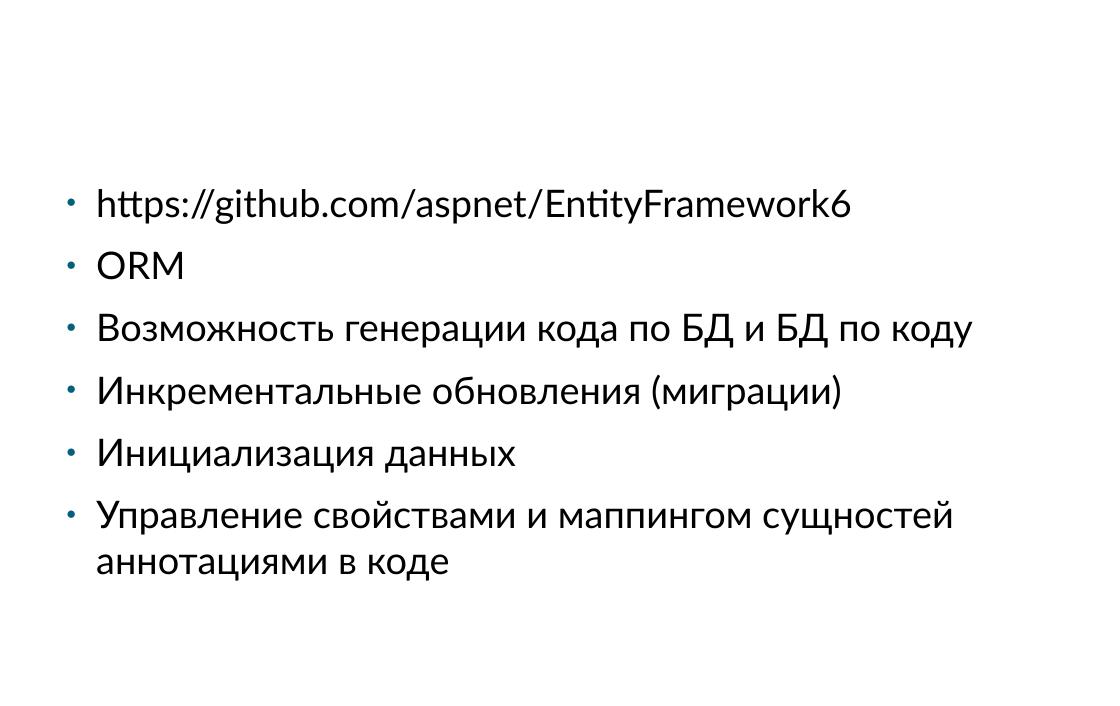
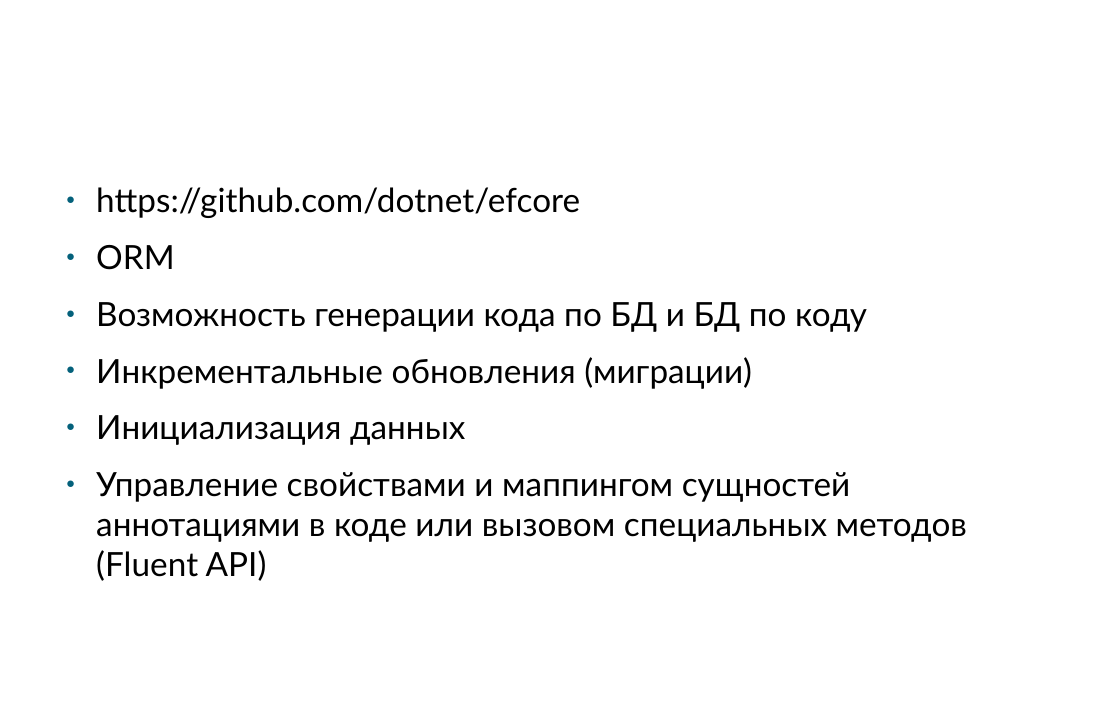
Before and after one commit to klimenkoAnna/DeveloperInstrumentalTools, a slide deck: slide 9 of docs/ETU DIT #3.pptx. Drawn at 1120x706 pixels with LibreOffice and Linux fonts; fonts in the diff are those of the drawing; background and template pictures are left out. Boxes give left, top, right and bottom in pixels: in the first picture for what was removed or moved away, otherwise in the second. Text is boxed around its words. In the diff, an @@ line names an element or a change of style, - is before the commit and + after.

```diff
--- a/docs/ETU DIT #3.pptx
+++ b/docs/ETU DIT #3.pptx
@@ text at [96, 187, 580, 218]: text changed; size 32 to 28.2 pt @@
-● https://github.com/aspnet/EntityFramework6
+● https://github.com/dotnet/efcore
@@ text at [96, 245, 867, 445]: size 32 to 28.2 pt in "ORM", "Возможность генерации кода по БД и БД ...", "Инкрементальные обновления (миграции)", "Инициализация данных" @@
@@ text at [96, 472, 967, 581]: text changed; size 32 to 28.2 pt @@
-● Управление свойствами и маппингом сущностей аннотациями в коде
+● Управление свойствами и маппингом сущностей аннотациями в коде или вызовом специальных методов (Fluent API)
```
Also in this commit, not shown: 4 other slides changed, 4 slides added, 2 slides removed.
